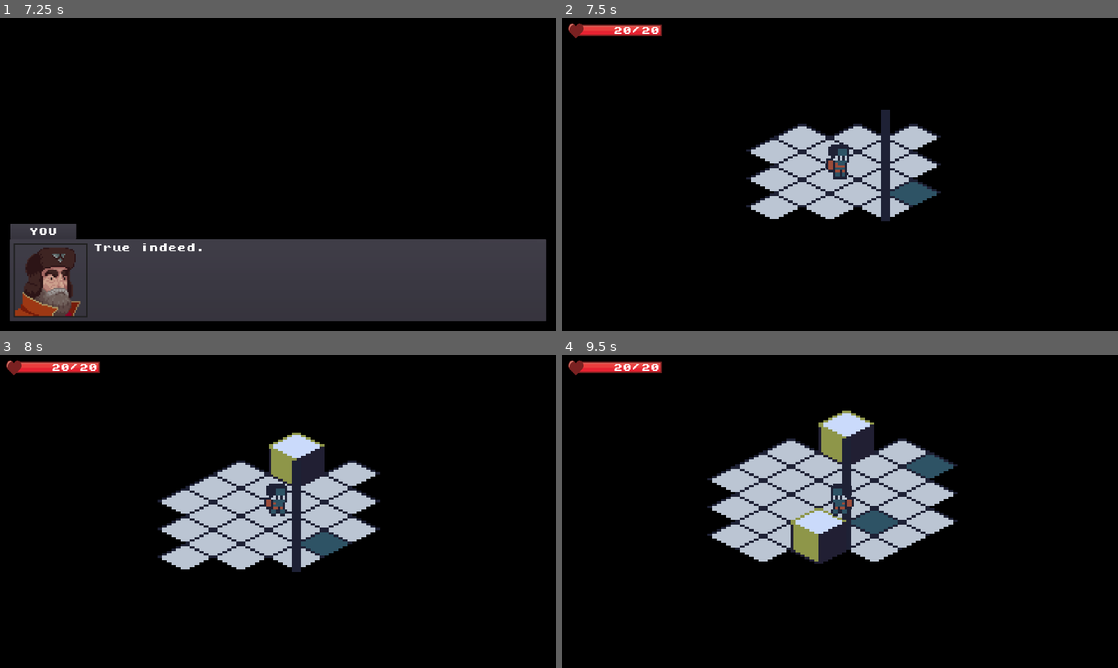
Above: before the commit, frames 1-4 (two rows, left to right).
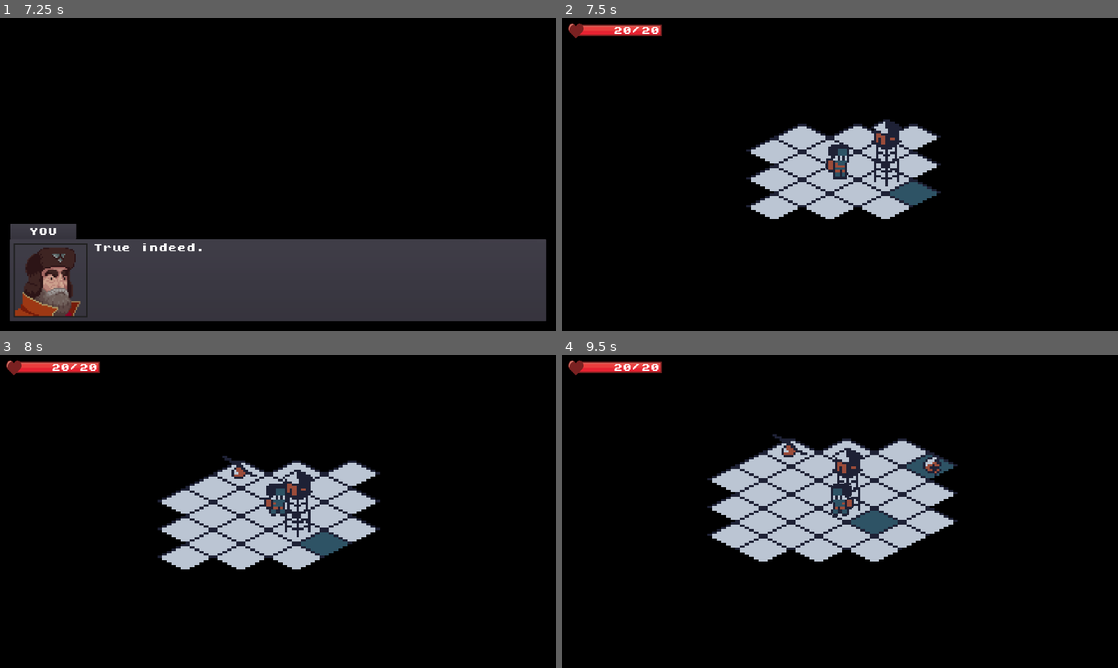
Above: after the commit, the same moments.

Repository: ZeeHatcher/project-forgotten
Game: Godot game, scene res://scenes/start_screen/start_screen.tscn
Same seed, same stepped clock (60 frames per second), same inputs: the game is played once before the commit and once after it.
Inputs (mouse positions are in pixels of both pictures, inside the frame that each line leads up to):
- Up to frame 1 (7.25 s): tap Enter at 0.5, 5, 6.5 s; move the mouse to (400, 158) at 0.52 s; hold D (move_right) 0.53-1.25 s; hold Tab (journal) 0.53-1.25 s; click (400, 158) at 0.67 s; click "Start" at 1.25 s; tap Space at 2, 5.75 s; move the mouse to (166, 190) at 2.02 s; hold S (move_down) 2.03-2.78 s; tap Tab (journal) every 1.5 s from 2.1 to 6.6 s; move the mouse to (333, 105) at 2.77 s; hold D (move_right) 2.78-3.53 s; hold Tab (journal) 2.78-3.53 s; move the mouse to (250, 237) at 3.52 s; hold W (move_up) 3.53-4.28 s; click (250, 237) at 3.67 s; move the mouse to (444, 221) at 4.27 s; hold Tab (journal) 4.28-5.03 s; hold A (move_left) 4.28-5.78 s; move the mouse to (111, 127) at 5.02 s; move the mouse to (305, 174) at 5.77 s; hold S (move_down) 5.78-6.53 s; hold Tab (journal) 5.78-6.53 s; click (305, 174) at 5.92 s; move the mouse to (194, 96) at 6.52 s; hold D (move_right) from 6.53 s (still down)
- Up to frame 2 (7.5 s): tap Space at 7.25 s; move the mouse to (962, 158) at 7.27 s; release D (move_right) at 7.28 s; hold W (move_up) from 7.28 s (still down); hold Tab (journal) from 7.28 s (still down)
- Up to frame 3 (8 s): keep holding W (move_up); keep holding Tab (journal)
- Up to frame 4 (9.5 s): move the mouse to (728, 527) at 8.02 s; release W (move_up) at 8.03 s; release Tab (journal) at 8.03 s; hold D (move_right) 8.03-8.78 s; tap Tab (journal) at 8.1 s; click (728, 527) at 8.17 s; move the mouse to (895, 442) at 8.77 s; hold S (move_down) from 8.78 s (still down); hold Tab (journal) from 8.78 s (still down)

Frame 1 is identical in both runs. In frame 2, 0.7% of the frame differs, in the area x 55-62%, y 29-65%; in frame 3, 1.8%; in frame 4, 3.1%, in the area x 37-69%, y 17-67%.

Commit message:
feat: event tiles

Diff:
--- a/resources/events_tileset.tres
+++ b/resources/events_tileset.tres
@@ -7,7 +7,7 @@
 points = PoolVector2Array( 9.98, 5.336, 11.6, 4.364, 13.112, 5.12, 10.628, 6.2 )
 
 [sub_resource type="ConvexPolygonShape2D" id=12]
-points = PoolVector2Array( 10.304, 29.432, 12.248, 27.596, 14.084, 29.54, 12.356, 30.404 )
+points = PoolVector2Array( 8, 30, 12, 28, 16, 30, 12, 32 )
 
 [sub_resource type="ConvexPolygonShape2D" id=17]
 points = PoolVector2Array( 12, 3, 18, 6, 12, 9, 6, 6 )
@@ -23,6 +23,30 @@
 
 [sub_resource type="ConvexPolygonShape2D" id=21]
 points = PoolVector2Array( 6, 6, 12, 3, 18, 6, 12, 9 )
+
+[sub_resource type="ConvexPolygonShape2D" id=22]
+points = PoolVector2Array( 12, 8, 8, 6, 12, 4, 16, 6 )
+
+[sub_resource type="ConvexPolygonShape2D" id=23]
+points = PoolVector2Array( 12, 32, 8, 30, 12, 28, 16, 30 )
+
+[sub_resource type="ConvexPolygonShape2D" id=24]
+points = PoolVector2Array( 12, 32, 8, 30, 12, 28, 16, 30 )
+
+[sub_resource type="ConvexPolygonShape2D" id=25]
+points = PoolVector2Array( 12, 28, 16, 30, 12, 32, 8, 30 )
+
+[sub_resource type="ConvexPolygonShape2D" id=26]
+points = PoolVector2Array( 12, 8, 8, 6, 12, 4, 16, 6 )
+
+[sub_resource type="ConvexPolygonShape2D" id=27]
+points = PoolVector2Array( 12, 32, 8, 30, 12, 28, 16, 30 )
+
+[sub_resource type="ConvexPolygonShape2D" id=28]
+points = PoolVector2Array( 12, 8, 8, 6, 12, 4, 16, 6 )
+
+[sub_resource type="ConvexPolygonShape2D" id=29]
+points = PoolVector2Array( 12, 32, 8, 30, 12, 28, 16, 30 )
 
 [sub_resource type="ConvexPolygonShape2D" id=11]
 points = PoolVector2Array( 13.5, 5.375, 12, 6.4375, 10.25, 5.4375, 11.8125, 4.5625 )
@@ -147,7 +171,7 @@
 11/texture = ExtResource( 2 )
 11/tex_offset = Vector2( 0, -24 )
 11/modulate = Color( 1, 1, 1, 1 )
-11/region = Rect2( 0, 96, 24, 48 )
+11/region = Rect2( 72, 0, 24, 48 )
 11/tile_mode = 0
 11/occluder_offset = Vector2( 0, 0 )
 11/navigation_offset = Vector2( 0, 0 )
@@ -269,3 +293,171 @@
 "shape_transform": Transform2D( 1, 0, 0, 1, 0, 12 )
 } ]
 16/z_index = 0
+17/name = "bunker"
+17/texture = ExtResource( 2 )
+17/tex_offset = Vector2( 0, 0 )
+17/modulate = Color( 1, 1, 1, 1 )
+17/region = Rect2( 48, 24, 24, 24 )
+17/tile_mode = 0
+17/occluder_offset = Vector2( 0, 0 )
+17/navigation_offset = Vector2( 0, 0 )
+17/shape_offset = Vector2( 0, 0 )
+17/shape_transform = Transform2D( 1, 0, 0, 1, 0, 0 )
+17/shape = SubResource( 22 )
+17/shape_one_way = false
+17/shape_one_way_margin = 1.0
+17/shapes = [ {
+"autotile_coord": Vector2( 0, 0 ),
+"one_way": false,
+"one_way_margin": 1.0,
+"shape": SubResource( 22 ),
+"shape_transform": Transform2D( 1, 0, 0, 1, 0, 0 )
+} ]
+17/z_index = 0
+18/name = "village"
+18/texture = ExtResource( 2 )
+18/tex_offset = Vector2( 0, -24 )
+18/modulate = Color( 1, 1, 1, 1 )
+18/region = Rect2( 96, 0, 24, 48 )
+18/tile_mode = 0
+18/occluder_offset = Vector2( 0, 0 )
+18/navigation_offset = Vector2( 0, 0 )
+18/shape_offset = Vector2( 0, 0 )
+18/shape_transform = Transform2D( 1, 0, 0, 1, 0, 0 )
+18/shape = SubResource( 23 )
+18/shape_one_way = false
+18/shape_one_way_margin = 1.0
+18/shapes = [ {
+"autotile_coord": Vector2( 0, 0 ),
+"one_way": false,
+"one_way_margin": 1.0,
+"shape": SubResource( 23 ),
+"shape_transform": Transform2D( 1, 0, 0, 1, 0, 0 )
+} ]
+18/z_index = 0
+19/name = "car"
+19/texture = ExtResource( 2 )
+19/tex_offset = Vector2( 0, -24 )
+19/modulate = Color( 1, 1, 1, 1 )
+19/region = Rect2( 120, 0, 24, 48 )
+19/tile_mode = 0
+19/occluder_offset = Vector2( 0, 0 )
+19/navigation_offset = Vector2( 0, 0 )
+19/shape_offset = Vector2( 0, 0 )
+19/shape_transform = Transform2D( 1, 0, 0, 1, 0, 0 )
+19/shape = SubResource( 24 )
+19/shape_one_way = false
+19/shape_one_way_margin = 1.0
+19/shapes = [ {
+"autotile_coord": Vector2( 0, 0 ),
+"one_way": false,
+"one_way_margin": 1.0,
+"shape": SubResource( 24 ),
+"shape_transform": Transform2D( 1, 0, 0, 1, 0, 0 )
+} ]
+19/z_index = 0
+20/name = "crash_site_1"
+20/texture = ExtResource( 2 )
+20/tex_offset = Vector2( 0, -24 )
+20/modulate = Color( 1, 1, 1, 1 )
+20/region = Rect2( 168, 0, 24, 48 )
+20/tile_mode = 0
+20/occluder_offset = Vector2( 0, 0 )
+20/navigation_offset = Vector2( 0, 0 )
+20/shape_offset = Vector2( 0, 0 )
+20/shape_transform = Transform2D( 1, 0, 0, 1, 0, 0 )
+20/shape = SubResource( 25 )
+20/shape_one_way = false
+20/shape_one_way_margin = 1.0
+20/shapes = [ {
+"autotile_coord": Vector2( 0, 0 ),
+"one_way": false,
+"one_way_margin": 1.0,
+"shape": SubResource( 25 ),
+"shape_transform": Transform2D( 1, 0, 0, 1, 0, 0 )
+} ]
+20/z_index = 0
+21/name = "crash_site_2"
+21/texture = ExtResource( 2 )
+21/tex_offset = Vector2( 0, 0 )
+21/modulate = Color( 1, 1, 1, 1 )
+21/region = Rect2( 192, 24, 24, 24 )
+21/tile_mode = 0
+21/occluder_offset = Vector2( 0, 0 )
+21/navigation_offset = Vector2( 0, 0 )
+21/shape_offset = Vector2( 0, 0 )
+21/shape_transform = Transform2D( 1, 0, 0, 1, 0, 0 )
+21/shape = SubResource( 26 )
+21/shape_one_way = false
+21/shape_one_way_margin = 1.0
+21/shapes = [ {
+"autotile_coord": Vector2( 0, 0 ),
+"one_way": false,
+"one_way_margin": 1.0,
+"shape": SubResource( 26 ),
+"shape_transform": Transform2D( 1, 0, 0, 1, 0, 0 )
+} ]
+21/z_index = 0
+22/name = "crash_site_3"
+22/texture = ExtResource( 2 )
+22/tex_offset = Vector2( 0, -24 )
+22/modulate = Color( 1, 1, 1, 1 )
+22/region = Rect2( 216, 0, 24, 48 )
+22/tile_mode = 0
+22/occluder_offset = Vector2( 0, 0 )
+22/navigation_offset = Vector2( 0, 0 )
+22/shape_offset = Vector2( 0, 0 )
+22/shape_transform = Transform2D( 1, 0, 0, 1, 0, 0 )
+22/shape = SubResource( 27 )
+22/shape_one_way = false
+22/shape_one_way_margin = 1.0
+22/shapes = [ {
+"autotile_coord": Vector2( 0, 0 ),
+"one_way": false,
+"one_way_margin": 1.0,
+"shape": SubResource( 27 ),
+"shape_transform": Transform2D( 1, 0, 0, 1, 0, 0 )
+} ]
+22/z_index = 0
+23/name = "crash_site_4"
+23/texture = ExtResource( 2 )
+23/tex_offset = Vector2( 0, 0 )
+23/modulate = Color( 1, 1, 1, 1 )
+23/region = Rect2( 192, 24, 24, 24 )
+23/tile_mode = 0
+23/occluder_offset = Vector2( 0, 0 )
+23/navigation_offset = Vector2( 0, 0 )
+23/shape_offset = Vector2( 0, 0 )
+23/shape_transform = Transform2D( 1, 0, 0, 1, 0, 0 )
+23/shape = SubResource( 28 )
+23/shape_one_way = false
+23/shape_one_way_margin = 1.0
+23/shapes = [ {
+"autotile_coord": Vector2( 0, 0 ),
+"one_way": false,
+"one_way_margin": 1.0,
+"shape": SubResource( 28 ),
+"shape_transform": Transform2D( 1, 0, 0, 1, 0, 0 )
+} ]
+23/z_index = 0
+24/name = "escape"
+24/texture = ExtResource( 2 )
+24/tex_offset = Vector2( 0, -26 )
+24/modulate = Color( 1, 1, 1, 1 )
+24/region = Rect2( 144, 0, 24, 48 )
+24/tile_mode = 0
+24/occluder_offset = Vector2( 0, 0 )
+24/navigation_offset = Vector2( 0, 0 )
+24/shape_offset = Vector2( 0, 2 )
+24/shape_transform = Transform2D( 1, 0, 0, 1, 0, 2 )
+24/shape = SubResource( 29 )
+24/shape_one_way = false
+24/shape_one_way_margin = 1.0
+24/shapes = [ {
+"autotile_coord": Vector2( 0, 0 ),
+"one_way": false,
+"one_way_margin": 1.0,
+"shape": SubResource( 29 ),
+"shape_transform": Transform2D( 1, 0, 0, 1, 0, 2 )
+} ]
+24/z_index = 0
--- a/scenes/main/main.tscn
+++ b/scenes/main/main.tscn
@@ -66,10 +66,11 @@
 cell_size = Vector2( 24, 12 )
 cell_tile_origin = 1
 cell_y_sort = true
+show_collision = true
 collision_layer = 2
 collision_mask = 0
 format = 1
-tile_data = PoolIntArray( -917503, 14, 0, -393209, 15, 0, -9, 16, 0, 524284, 13, 0, 589821, 13, 0, 786425, 12, 0 )
+tile_data = PoolIntArray( -917503, 17, 0, -393209, 18, 0, -9, 24, 0, 524284, 13, 0, 589821, 13, 0, 786425, 19, 0 )
 script = ExtResource( 6 )
 
 [node name="Player" parent="." instance=ExtResource( 4 )]
--- a/scenes/tutorial/tutorial.tscn
+++ b/scenes/tutorial/tutorial.tscn
@@ -55,7 +55,7 @@
 cell_tile_origin = 1
 cell_y_sort = true
 format = 1
-tile_data = PoolIntArray( -524293, 3, 1, -458757, 3, 1, -458 …(790 unchanged characters)…  -262139, 3, 0, -131077, 1, 0, -131076, 6, 0, -131075, 6, 0, -131074, 6, 0, -131073, 6, 0, -196608, 6, 0, -196607, 6, 0, -196606, 6, 0, -196605, 7, 0, -196604, 4, 0, -196603, 3, 0, -65541, 1, 0, -65540, 6, 0, -65539, 6, 0, -65538, 6, 0, -65537, 6, 0, -131072, 6, 0, -131071, 6, 0, -131070, 6, 0, -131069, 6, 0, -131068, 9, 1, -131067, 1, 0, -5, 1, 0, -4, 6, 0, -3, 6, 0, -2, 6, 0, -1, 6, 0, -65536, 6, 0, -65535, 6, 0, -65534, 7, 0, -65533, 6, 0, -65532, 8, 0, -65531, 1, 0, 65531, 1, 0, 65532, 6, 0, 65533, 6, 0, 65534, 6, 0, 65535, 6, 0, 0, 6, 0, 1, 6, 0, 2, 6, 0, 3, 6, 0, 4, 3, 0, 5, 1, 0, 131067, 1, 0, 131068, 6, 0, 131069, 6, 0, 131070, 6, 0, 131071, 6, 0, 65536, 6, 0, 65537, 6, 0, 65538, 6, 0, 65539, 7, 0, 65540, 3, 0, 65541, 1, 0, 196602, 3, 2, 196603, 1, 0, 196604, 7, 0, 196605, 6, 0, 196606, 5, 0, 196607, 6, 0, 131072, 6, 0, 131073, …(833 unchanged characters)…
+tile_data = PoolIntArray( -524293, 3, 1, -458757, 3, 1, -458 …(790 unchanged characters)…  -262139, 3, 0, -131077, 1, 0, -131076, 7, 0, -131075, 6, 0, -131074, 6, 0, -131073, 6, 0, -196608, 6, 0, -196607, 6, 0, -196606, 6, 0, -196605, 7, 0, -196604, 4, 0, -196603, 3, 0, -65541, 1, 0, -65540, 6, 0, -65539, 6, 0, -65538, 6, 0, -65537, 6, 0, -131072, 6, 0, -131071, 6, 0, -131070, 6, 0, -131069, 6, 0, -131068, 9, 1, -131067, 1, 0, -5, 1, 0, -4, 9, 0, -3, 6, 0, -2, 6, 0, -1, 6, 0, -65536, 6, 0, -65535, 6, 0, -65534, 7, 0, -65533, 6, 0, -65532, 8, 0, -65531, 1, 0, 65531, 1, 0, 65532, 6, 0, 65533, 6, 0, 65534, 6, 0, 65535, 6, 0, 0, 6, 0, 1, 6, 0, 2, 6, 0, 3, 6, 0, 4, 3, 0, 5, 1, 0, 131067, 1, 0, 131068, 6, 0, 131069, 6, 0, 131070, 6, 0, 131071, 6, 0, 65536, 6, 0, 65537, 6, 0, 65538, 6, 0, 65539, 7, 0, 65540, 3, 0, 65541, 1, 0, 196602, 3, 2, 196603, 1, 0, 196604, 7, 0, 196605, 6, 0, 196606, 6, 0, 196607, 6, 0, 131072, 6, 0, 131073, …(833 unchanged characters)…
 script = ExtResource( 8 )
 trigger_chance = 10
 tile_events = {
@@ -68,10 +68,11 @@
 cell_size = Vector2( 24, 12 )
 cell_tile_origin = 1
 cell_y_sort = true
+show_collision = true
 collision_layer = 2
 collision_mask = 0
 format = 1
-tile_data = PoolIntArray( -393218, 5, 0, -393217, 5, 0, -458752, 5, 0, -458751, 5, 0, -458750, 5, 0, -131073, 10, 0, -65535, 11, 0, 65533, 8, 0, 65538, 9, 0, 196606, 7, 0 )
+tile_data = PoolIntArray( -393218, 5, 0, -393217, 5, 0, -458752, 5, 0, -458751, 5, 0, -458750, 5, 0, -262143, 21, 0, -65538, 22, 0, -65535, 11, 0, 65533, 21, 0, 196606, 20, 0 )
 script = ExtResource( 22 )
 
 [node name="Player" parent="." instance=ExtResource( 18 )]
Not shown: 1 places in resources/events_tileset.tres that only renumber resources
